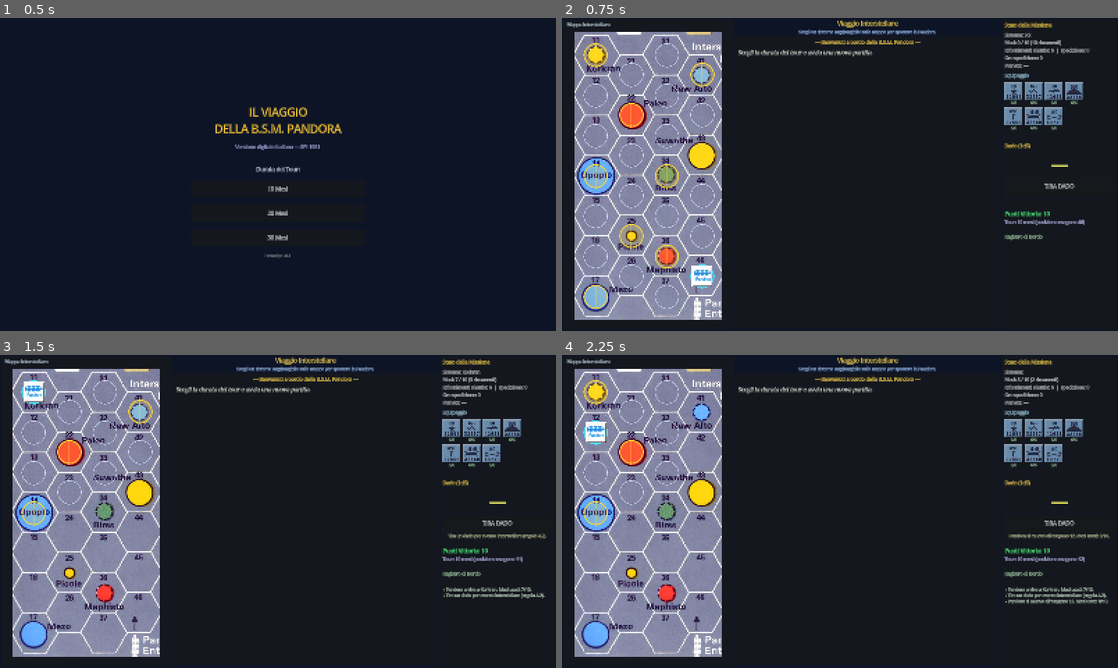
Above: before the commit, frames 1-4 (two rows, left to right).
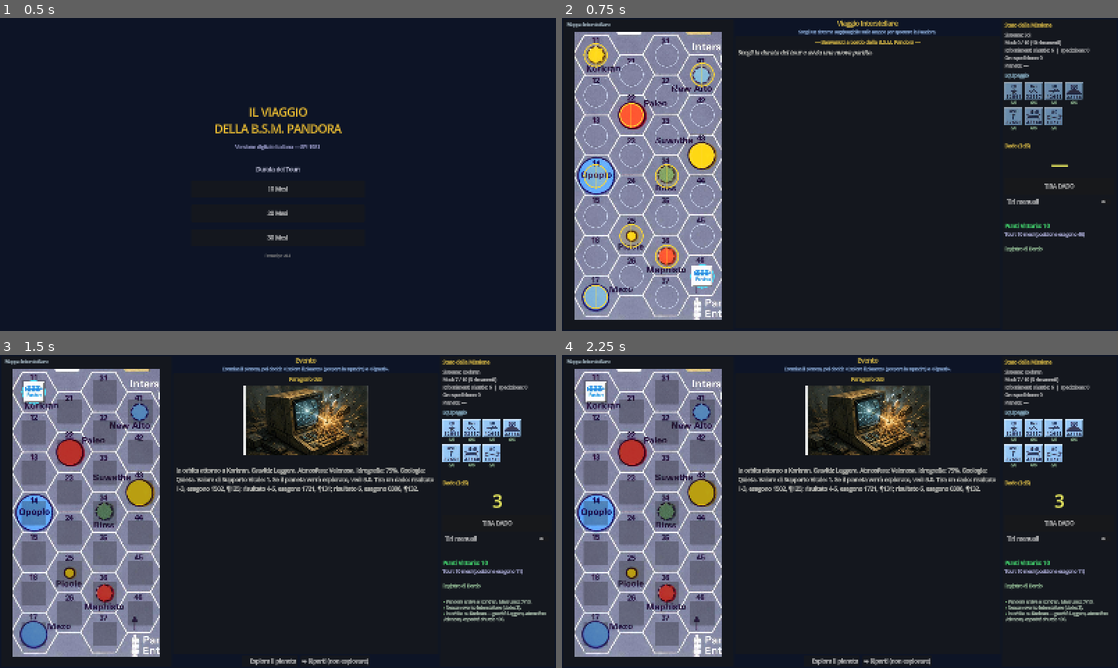
Above: after the commit, the same moments.

Repository: Tannoiser2/voyage-of-BSM-Pandora
Game: Godot game, scene res://scenes/Main.tscn
Two runs of this game, one before a commit and one after it. Both use one fixed random seed, a clock stepped at 60 frames per second and the inputs below.
Inputs (mouse positions are in pixels of both pictures, inside the frame that each line leads up to):
- Up to frame 1 (0.5 s): no input
- Up to frame 2 (0.75 s): click "10 Mesi" at 0.5 s
- Up to frame 3 (1.5 s): click (33, 392) at 1.25 s
- Up to frame 4 (2.25 s): click (595, 433) at 2.02 s

Frame 1 is identical in both runs. In frame 2, 0.8% of the frame differs, in the area x 79-98%, y 57-75%; in frame 3, 17%; in frame 4, 17%, in the area x 3-99%, y 0-100%.

Commit message:
Opzione tiri dado automatici/manuali
Aggiunta l'impostazione 'Tiri manuali' (toggle nel pannello dado):
- default OFF: il sistema tira tutti i dadi automaticamente (es. l'evento
  interstellare all'arrivo su un sistema si risolve da solo ed entra in orbita)
- ON: il giocatore tira col pulsante TIRA DADO dove la regola lo prevede
- nuovo segnale die_rolled per mostrare il risultato dei tiri automatici

Verificato a runtime: auto -> orbita automatica; manuale -> attende il tiro.

Diff:
--- a/godot/scripts/GameScreen.gd
+++ b/godot/scripts/GameScreen.gd
@@ -387,6 +387,14 @@
 	roll_btn.custom_minimum_size = Vector2(0, 50)
 	roll_btn.pressed.connect(_on_roll_dice)
 	dice_panel.add_child(roll_btn)
+
+	var manual_chk := CheckButton.new()
+	manual_chk.name = "ManualDiceChk"
+	manual_chk.text = "Tiri manuali"
+	manual_chk.button_pressed = GameState.manual_dice
+	manual_chk.tooltip_text = "Se attivo, tiri tu i dadi dove la regola lo prevede; altrimenti li tira il sistema."
+	manual_chk.toggled.connect(func(on): GameState.manual_dice = on)
+	dice_panel.add_child(manual_chk)
 
 	var dice_hint := Label.new()
 	dice_hint.name = "DiceHint"
@@ -735,6 +743,7 @@
 	GameState.encounter_started.connect(_on_encounter_started)
 	GameState.encounter_ended.connect(_on_encounter_ended)
 	GameState.environ_changed.connect(_on_environ_changed)
+	GameState.die_rolled.connect(_on_die_rolled)
 
 func _on_environ_changed() -> void:
 	_update_left_panel_mode()
@@ -1286,6 +1295,10 @@
 
 	_update_action_buttons("expedition")
 
+func _on_die_rolled(value: int, _purpose: String) -> void:
+	# Mostra il risultato dei tiri automatici gestiti dal sistema
+	_set_dice_result(value)
+
 func _on_roll_dice() -> void:
 	var die := randi_range(1, 6)
 	_set_dice_result(die)
--- a/godot/scripts/GameState.gd
+++ b/godot/scripts/GameState.gd
@@ -39,6 +39,10 @@
 var current_paragraph: int = 0
 var awaiting_die_roll: bool = false
 var pending_die_purpose: String = ""
+# Se false, il sistema tira automaticamente tutti i dadi; se true, è il
+# giocatore a tirare (pulsante TIRA DADO) dove la regola lo prevede.
+var manual_dice: bool = false
+signal die_rolled(value: int, purpose: String)
 
 # Crew — ogni personaggio ha un Valore di Resistenza (Endurance) di 6 (regola 2.5).
 # I Punti Danno riducono la Resistenza; a 0 il personaggio è ucciso (8.8).
@@ -159,10 +163,15 @@
 	if sys_name != "":
 		current_system = sys_name
 		add_log("Pandora arriva a %s. Mesi usati: %d/%d." % [sys_name, tour_months_used, tour_length])
-		# Check for interstellar event (rule 4.2)
-		pending_die_purpose = "interstellar_event"
-		awaiting_die_roll = true
-		message_posted.emit("Tira un dado per evento interstellare (regola 4.2).")
+		# Evento interstellare (4.2): tiro manuale del giocatore o automatico.
+		if manual_dice:
+			pending_die_purpose = "interstellar_event"
+			awaiting_die_roll = true
+			message_posted.emit("Tira un dado per evento interstellare (regola 4.2).")
+		else:
+			var d := randi_range(1, 6)
+			die_rolled.emit(d, "interstellar_event")
+			resolve_interstellar_event(d)
 	else:
 		current_system = ""
 		add_log("Pandora si muove all'esagono %d. Mesi usati: %d/%d." % [hex_id, tour_months_used, tour_length])
